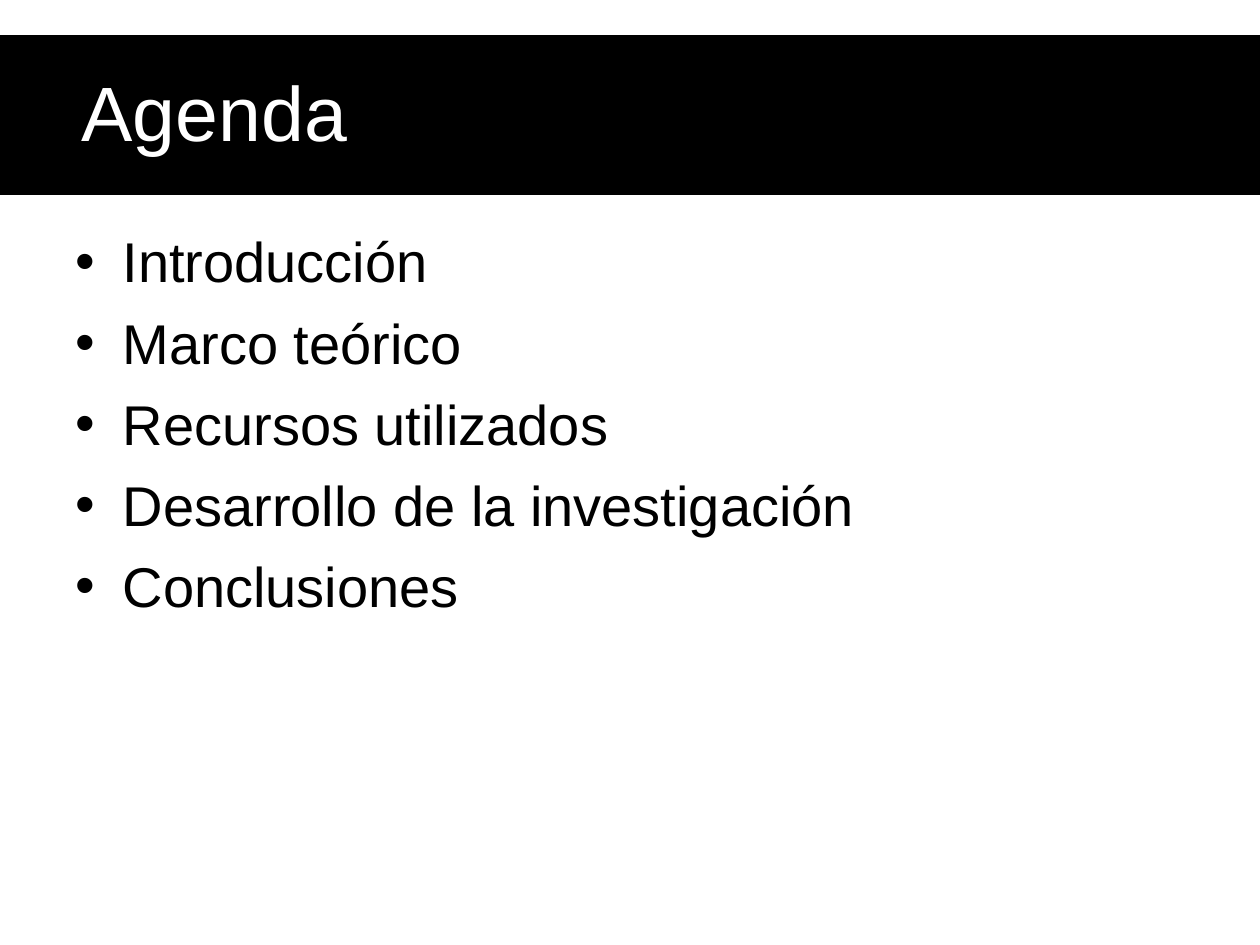
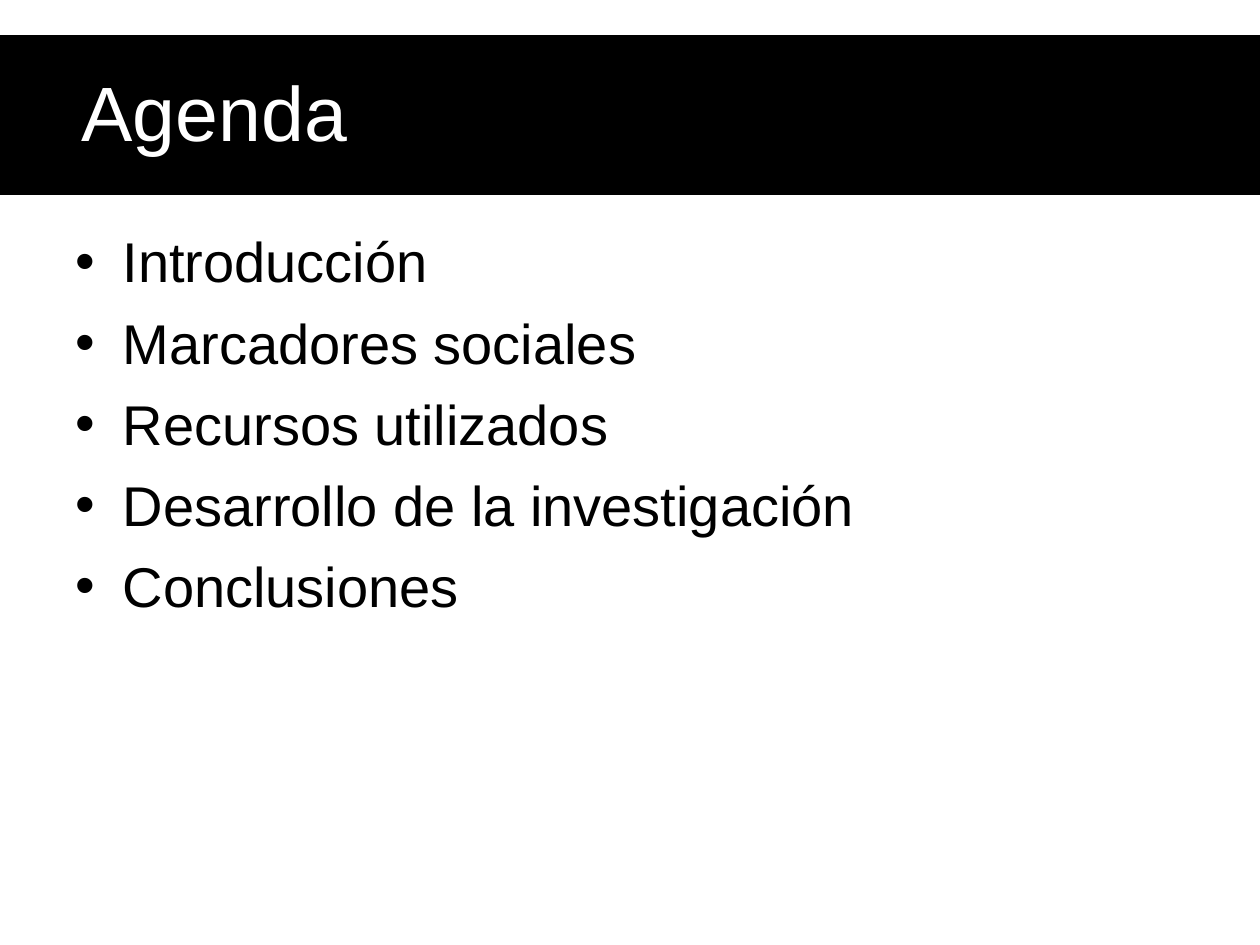
Before and after one commit to ak907kenai/nicotournetesis, a slide deck: slide 2 of docs_trunk/Nicolás Tourné - Presentación Tesis (v1).ppt. Drawn at 1260x945 pixels with LibreOffice and Linux fonts; fonts in the diff are those of the drawing. Boxes give left, top, right and bottom in pixels: in the first picture for what was removed or moved away, otherwise in the second. Text is boxed around its words. In the diff, an @@ line names an element or a change of style, - is before the commit and + after.

```diff
--- a/docs_trunk/Nicolás Tourné - Presentación Tesis (v1).ppt
+++ b/docs_trunk/Nicolás Tourné - Presentación Tesis (v1).ppt
@@ text at bbox=[123, 323, 636, 365]: text changed @@
-• Marco teórico
+• Marcadores sociales
```
Also in this commit, not shown: 5 other slides changed, 1 slide removed, 1 other file.
